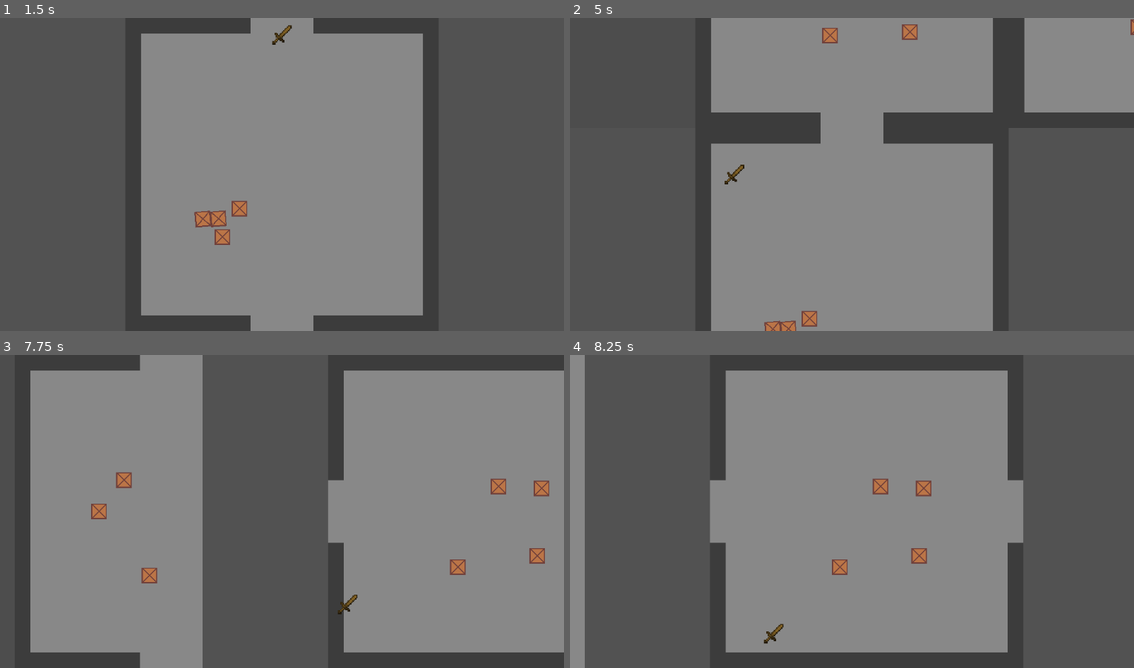
Above: before the commit, frames 1-4 (two rows, left to right).
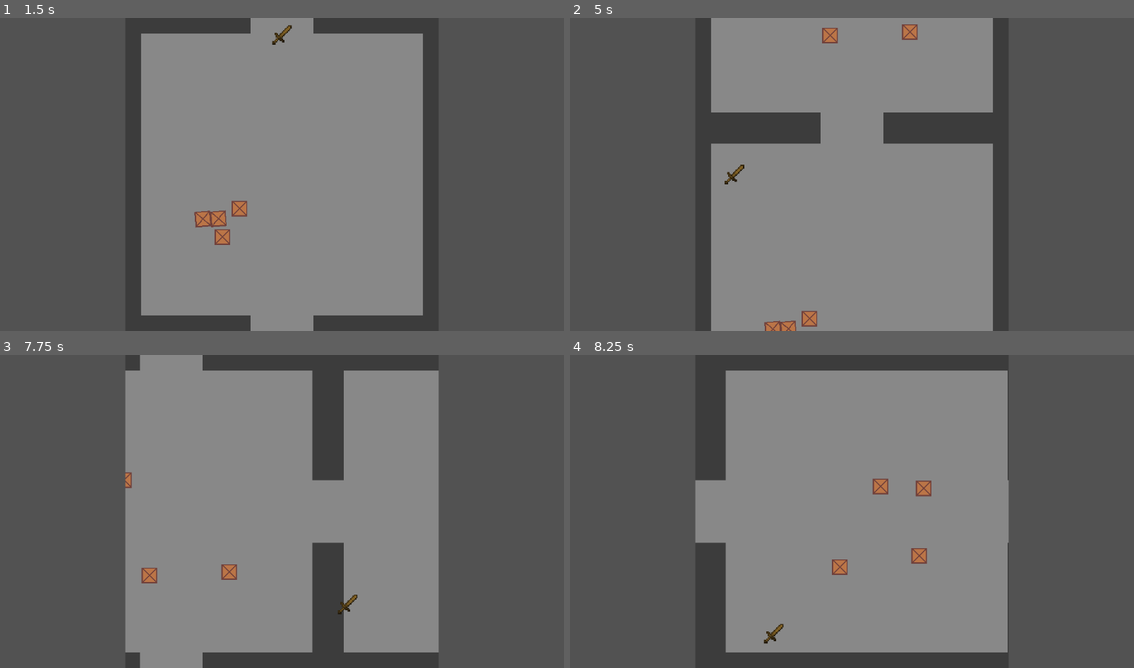
Above: after the commit, the same moments.

Repository: DeanBolte/pjam16
Game: Godot game, scene res://scenes/deans_garden.tscn
Same seed, same stepped clock (60 frames per second), same inputs: the game is played once before the commit and once after it.
Inputs (mouse positions are in pixels of both pictures, inside the frame that each line leads up to):
- Up to frame 1 (1.5 s): tap Enter at 0.5 s; move the mouse to (253, 237) at 0.52 s; press the mouse at (253, 237) at 0.53 s; hold Up (ui_up) from 0.53 s (still down); move the mouse to (451, 221) at 1.27 s; release the mouse at (451, 221) at 1.28 s; click (451, 221) at 1.35 s
- Up to frame 2 (5 s): move the mouse to (682, 127) at 2.02 s; release Up (ui_up) at 2.03 s; press the mouse at (682, 127) at 2.03 s; hold Left (ui_left) 2.03-3.53 s; move the mouse to (880, 174) at 2.77 s; release the mouse at (880, 174) at 2.78 s; click (880, 174) at 2.85 s; tap Space at 3.5 s; move the mouse to (767, 96) at 3.52 s; press the mouse at (767, 96) at 3.53 s; hold Down (ui_down) 3.53-4.28 s; tap Enter at 4.25 s; move the mouse to (976, 158) at 4.27 s; release the mouse at (976, 158) at 4.28 s; hold Right (ui_right) from 4.28 s (still down); click (976, 158) at 4.35 s
- Up to frame 3 (7.75 s): move the mouse to (169, 527) at 5.02 s; release Right (ui_right) at 5.03 s; press the mouse at (169, 527) at 5.03 s; hold Up (ui_up) 5.03-5.78 s; move the mouse to (338, 442) at 5.77 s; release the mouse at (338, 442) at 5.78 s; hold Right (ui_right) from 5.78 s (still down); click (338, 442) at 5.85 s; move the mouse to (253, 574) at 6.52 s; press the mouse at (253, 574) at 6.53 s; move the mouse to (451, 558) at 7.27 s; release the mouse at (451, 558) at 7.28 s; click (451, 558) at 7.35 s
- Up to frame 4 (8.25 s): move the mouse to (682, 464) at 8.02 s; release Right (ui_right) at 8.03 s; press the mouse at (682, 464) at 8.03 s; hold Down (ui_down) from 8.03 s (still down)

Frame 1 is identical in both runs. In frame 2, 5.9% of the frame differs, in the area x 80-100%, y 0-31%; in frame 3, 53%, in the area x 5-100%, y 4-96%; in frame 4, 3.6%.

Commit message:
smoothed the side panels

Diff:
--- a/room_camera/room_camera.tscn
+++ b/room_camera/room_camera.tscn
@@ -5,18 +5,21 @@
 
 [node name="RoomCamera" type="Camera2D"]
 zoom = Vector2(0.1, 0.1)
+position_smoothing_enabled = true
 script = ExtResource("1_4ouwj")
 
-[node name="SideCutInLeft" type="Sprite2D" parent="."]
+[node name="Control" type="CanvasLayer" parent="."]
+
+[node name="SideCutInRight" type="Sprite2D" parent="Control"]
 z_index = 100
-position = Vector2(-448, 0)
+position = Vector2(1024, 320)
 texture = ExtResource("2_gcxas")
 region_enabled = true
 region_rect = Rect2(0, 0, 256, 640)
 
-[node name="SideCutInRight" type="Sprite2D" parent="."]
+[node name="SideCutInLeft" type="Sprite2D" parent="Control"]
 z_index = 100
-position = Vector2(448, 0)
+position = Vector2(128, 320)
 texture = ExtResource("2_gcxas")
 region_enabled = true
 region_rect = Rect2(0, 0, 256, 640)
--- a/scenes/deans_garden.tscn
+++ b/scenes/deans_garden.tscn
@@ -27,6 +27,5 @@
 
 [node name="RoomCamera" parent="." instance=ExtResource("2_iqi8r")]
 zoom = Vector2(1, 1)
-position_smoothing_enabled = true
 
 [node name="Room" parent="." instance=ExtResource("3_tfnt4")]
